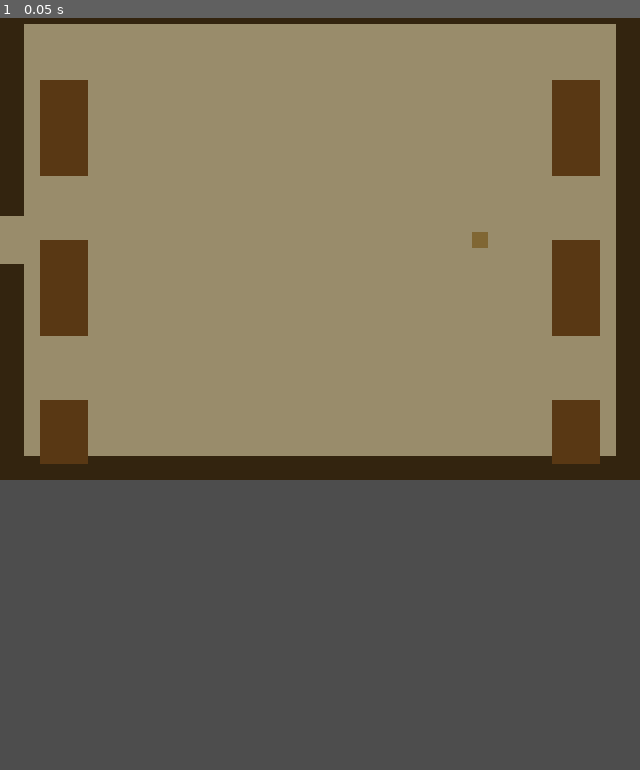
Above: before the commit, frame 1.
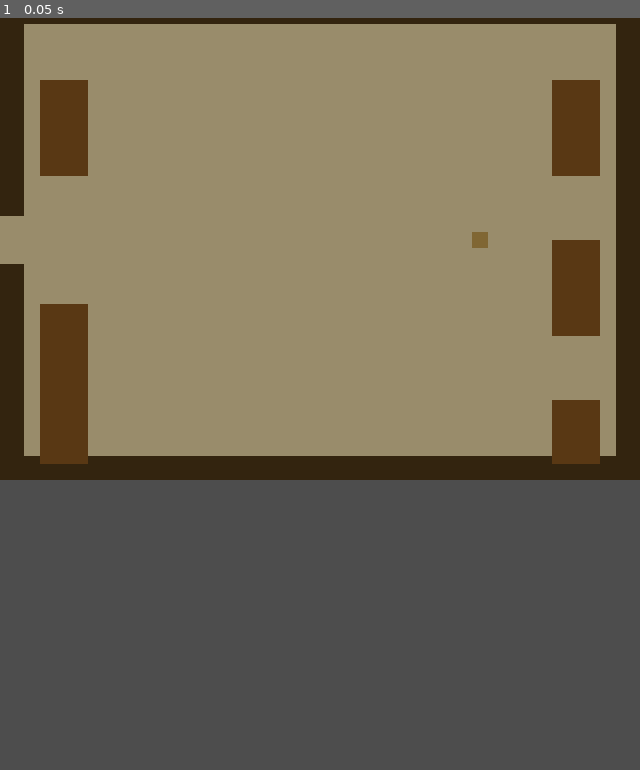
Above: after the commit, the same moment.

Repository: ollyfg/duddy-quest
Game: Godot game, scene res://scenes/l2_ollivanders.tscn
The game is run twice, just before and just after one commit, with the same random seed, the same clock (stepped at 60 frames per second) and the same inputs. This scene is started directly instead of the project's main scene.
Inputs:
- Up to frame 1 (0.05 s): no input

The runs differ from the first frame. In frame 1, 1.3% of the frame differs, in the area x 6-14%, y 29-51%.

Commit message:
Fix Level 2: Ollivanders entrance, miniboss gate, bar fight dialog and camera pan
Co-authored-by: ollyfg <8495389+ollyfg@users.noreply.github.com>

Diff:
--- a/scenes/l2_diagon_alley_north.tscn
+++ b/scenes/l2_diagon_alley_north.tscn
@@ -28,6 +28,8 @@
 script = ExtResource("1_room")
 flag_east = "l2_has_wizard_money"
 flag_east_message = "You'll need wizard money before the shops will serve you."
+flag_north = "l2_has_wand"
+flag_north_message = "This alley looks dangerous, I don't think I should go in there."
 
 [node name="Floor" type="ColorRect" parent="."]
 offset_left = 0.0
--- a/scenes/l2_ollivanders.tscn
+++ b/scenes/l2_ollivanders.tscn
@@ -136,7 +136,7 @@
 shape = SubResource("Sh_shelf_v")
 
 [node name="ShelfLeft2" type="StaticBody2D" parent="."]
-position = Vector2(64, 288)
+position = Vector2(64, 352)
 
 [node name="Sprite" type="ColorRect" parent="ShelfLeft2"]
 offset_left = -24.0
--- a/scripts/game_state.gd
+++ b/scripts/game_state.gd
@@ -3,7 +3,7 @@
 ## Persists data that needs to survive scene changes (e.g. selected level).
 
 ## Current game version. Bump this on every new deploy.
-const VERSION: String = "0.34.0"
+const VERSION: String = "0.35.0"
 
 var selected_level: String = "level_1"
 var completed_levels: Array[String] = []
--- a/scripts/main.gd
+++ b/scripts/main.gd
@@ -308,7 +308,7 @@
 
 ## Called when any wizard patron in the Leaky Cauldron takes damage.
 ## Triggers the bar fight cinematic once.
-func _on_patron_damaged() -> void:
+func _on_patron_damaged(patron: Node) -> void:
 	if GameState.has_flag("l2_bar_fight_triggered"):
 		return
 	if is_cinematic_playing() or dialog_box.is_active():
@@ -318,19 +318,25 @@
 	for npc in room_manager.current_room.get_npcs():
 		if npc.name.begins_with("Patron"):
 			npc.invincible = true
-	_play_bar_fight_cinematic()
+	_play_bar_fight_cinematic(patron)
 
 
 ## Bar fight cinematic: the wizard patrons brawl while Tom tells Dudley to stay back.
-func _play_bar_fight_cinematic() -> void:
+func _play_bar_fight_cinematic(patron: Node) -> void:
 	var room: Node = room_manager.current_room
 	var rp: Vector2 = room.global_position
-	dialog_manager.set_dialog_active(true)
-	play_cinematic([
+	var patron_name: String = patron.npc_name if patron.npc_name != "" else "Wizard"
+	dialog_manager.set_dialog_active(true)
+	play_cinematic([
+		{"type": "dialog", "speaker": patron_name, "lines": [
+			"Who was that? It was that Dudley again, wasn't it?",
+			"I'll show you!",
+		]},
 		{"type": "dialog", "speaker": "Tom", "lines": [
 			"Oi! Stay back, lad! Don't get in the middle of this!",
 		]},
 		{"type": "move_player", "to": rp + Vector2(80.0, 240.0), "speed": 150.0},
+		{"type": "pan_camera", "to": Vector2(320.0, 320.0), "duration": 0.8},
 		{"type": "move_npc", "npc": "NPCs/Patron1", "to": rp + Vector2(256.0, 304.0), "speed": 120.0},
 		{"type": "move_npc", "npc": "NPCs/Patron2", "to": rp + Vector2(384.0, 320.0), "speed": 120.0},
 		{"type": "spawn_projectile", "from": "NPCs/Patron1", "toward": "NPCs/Patron2"},
@@ -351,6 +357,7 @@
 		{"type": "spawn_projectile", "from": "NPCs/Patron1", "toward": "NPCs/Patron2"},
 		{"type": "flash", "color": Color(1.0, 0.2, 0.2, 0.7), "duration": 0.2},
 		{"type": "wait", "duration": 0.3},
+		{"type": "reset_camera", "duration": 0.6},
 		{"type": "dialog", "speaker": "Tom", "lines": [
 			"*sigh* Every blessed time...",
 			"Right, you lot — OUT! I just mopped these floors!",
--- a/scripts/room_manager.gd
+++ b/scripts/room_manager.gd
@@ -455,4 +455,4 @@
 		npc.player_hit.connect(_main.dialog_manager.on_petunia_hit_player)
 	# Leaky Cauldron patrons: trigger bar fight when any patron is attacked.
 	if room_name == "l2_leaky_cauldron" and npc.name.begins_with("Patron"):
-		npc.damaged.connect(_main._on_patron_damaged)
+		npc.damaged.connect(_main._on_patron_damaged.bind(npc))
